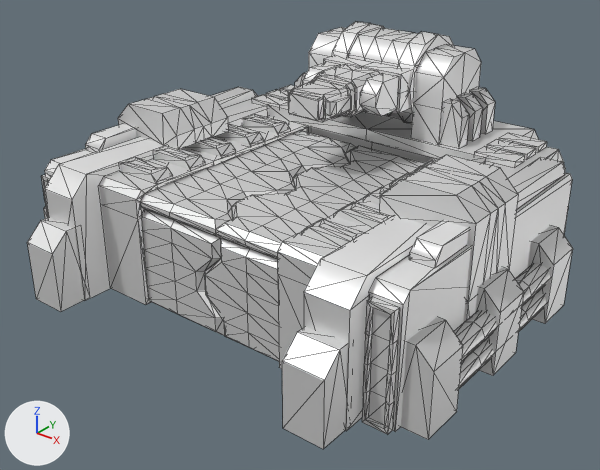
A saved change to the glTF model glb/corgant.glb.
Camera for both pictures: a 50 mm camera at (192.0, -256.0, 169.0) aimed at (0.0, -16.0, 20.0). Every picture has the same lights, and +X, +Y and +Z are marked at lower left. The older version comes first. Mesh edges are drawn as thin lines on the coarser meshes. Where no turn or scale is listed for an object, it has been applied to the vertices.

Names of what the first picture shows: 'arm1', 'arm3', 'base', 'gatel1', 'gatel2', 'gater1', 'gater2' and 2 more.
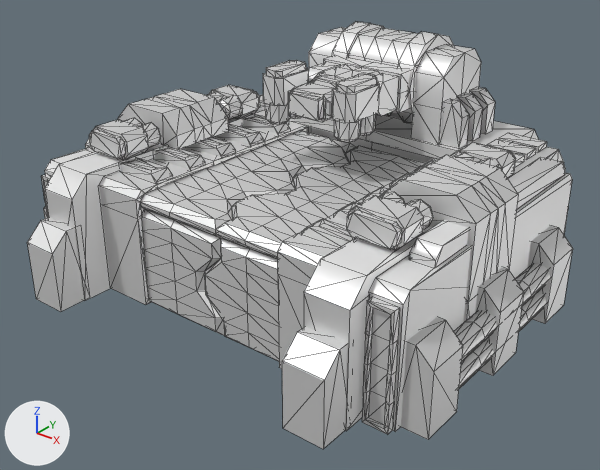
What differs and where, as boxes (x1, y1, x2, y2) in the pictures (600 x 470 px):
```json
{"object": "nano4", "change": "now drawn", "after": [347, 192, 433, 250]}
{"object": "nano5", "change": "now drawn", "after": [332, 74, 380, 143]}
{"object": "nano3", "change": "now drawn", "after": [89, 118, 161, 160]}
{"object": "nano6", "change": "now drawn", "after": [263, 60, 309, 125]}
{"object": "nano2", "change": "now drawn", "after": [208, 85, 260, 120]}
{"object": "nano1", "change": "now drawn", "after": [451, 142, 516, 178]}
```

The change, as JSON lines over the scene's bpy script:
```json
{"op": "add", "block": "me_nano4", "code": ["me_nano4 = bpy.data.meshes.new('nano4')", "me_nano4.from_pydata(...)  # 82 vertices, 130 faces; spans x -10.3..10.6, y -8.2..13.8, z 0.5..11.4", "me_nano4.materials.append(mat_s3o_default)  # white #e7e7e7"]}
{"op": "add", "block": "me_nano3", "code": ["me_nano3 = bpy.data.meshes.new('nano3')", "me_nano3.from_pydata(...)  # 82 vertices, 130 faces; spans x -10.9..10.0, y -8.5..13.5, z 0.1..11.0", "me_nano3.materials.append(mat_s3o_default)  # white #e7e7e7"]}
{"op": "add", "block": "me_nano2", "code": ["me_nano2 = bpy.data.meshes.new('nano2')", "me_nano2.from_pydata(...)  # 82 vertices, 130 faces; spans x -11.0..9.9, y -13.5..8.5, z -0.2..10.6", "me_nano2.materials.append(mat_s3o_default)  # white #e7e7e7"]}
{"op": "add", "block": "me_nano1", "code": ["me_nano1 = bpy.data.meshes.new('nano1')", "me_nano1.from_pydata(...)  # 82 vertices, 130 faces; spans x -10.3..10.6, y -13.8..8.1, z 0.5..11.4", "me_nano1.materials.append(mat_s3o_default)  # white #e7e7e7"]}
{"op": "add", "block": "me_nano6", "code": ["me_nano6 = bpy.data.meshes.new('nano6')", "me_nano6.from_pydata(...)  # 82 vertices, 130 faces; spans x -11.5..-0.6, y -10.7..10.2, z -13.8..8.2", "me_nano6.materials.append(mat_s3o_default)  # white #e7e7e7"]}
{"op": "add", "block": "me_nano5", "code": ["me_nano5 = bpy.data.meshes.new('nano5')", "me_nano5.from_pydata(...)  # 82 vertices, 130 faces; spans x -0.1..10.7, y -10.6..10.3, z -13.9..8.1", "me_nano5.materials.append(mat_s3o_default)  # white #e7e7e7"]}
{"op": "set", "path": "ob_nano5", "old": "bpy.data.objects.new('nano5', None)", "new": "bpy.data.objects.new('nano5', me_nano5)"}
{"op": "set", "path": "ob_nano6", "old": "bpy.data.objects.new('nano6', None)", "new": "bpy.data.objects.new('nano6', me_nano6)"}
{"op": "set", "path": "ob_nano1", "old": "bpy.data.objects.new('nano1', None)", "new": "bpy.data.objects.new('nano1', me_nano1)"}
{"op": "set", "path": "ob_nano2", "old": "bpy.data.objects.new('nano2', None)", "new": "bpy.data.objects.new('nano2', me_nano2)"}
{"op": "set", "path": "ob_nano3", "old": "bpy.data.objects.new('nano3', None)", "new": "bpy.data.objects.new('nano3', me_nano3)"}
{"op": "set", "path": "ob_nano4", "old": "bpy.data.objects.new('nano4', None)", "new": "bpy.data.objects.new('nano4', me_nano4)"}
```
